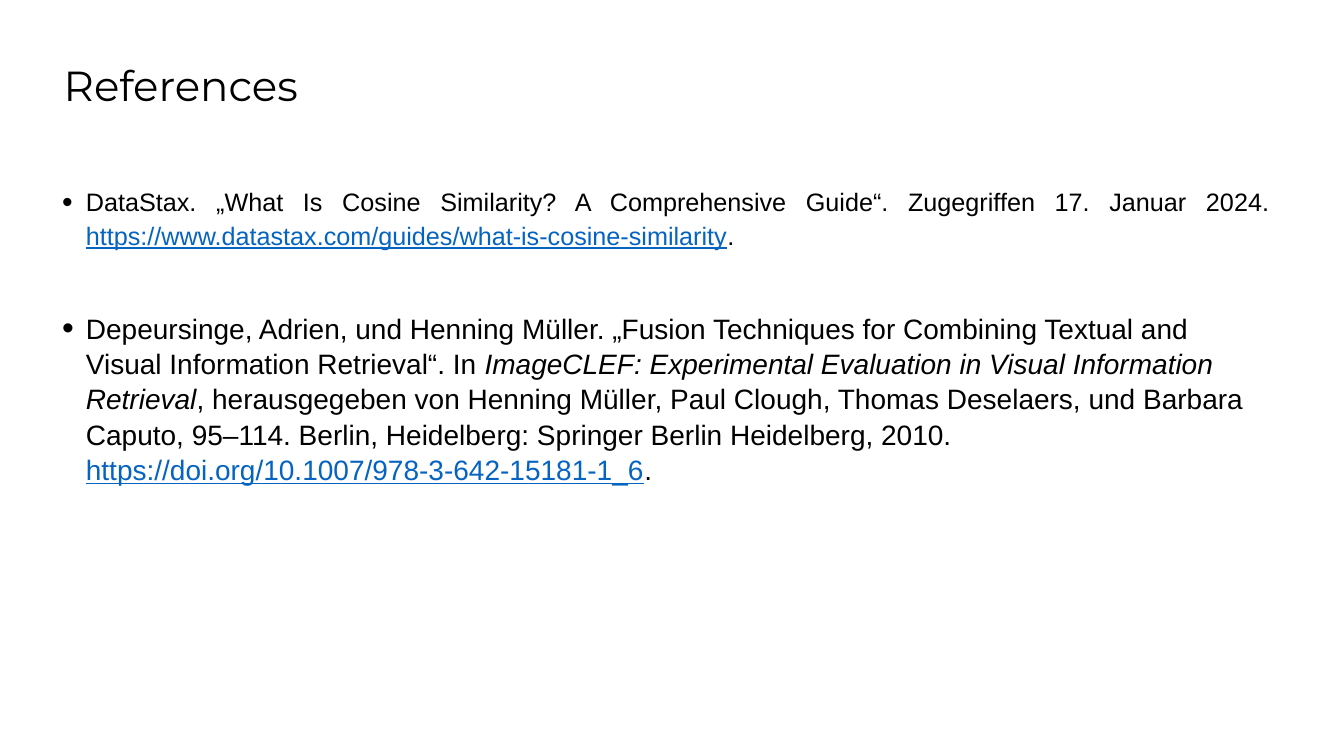
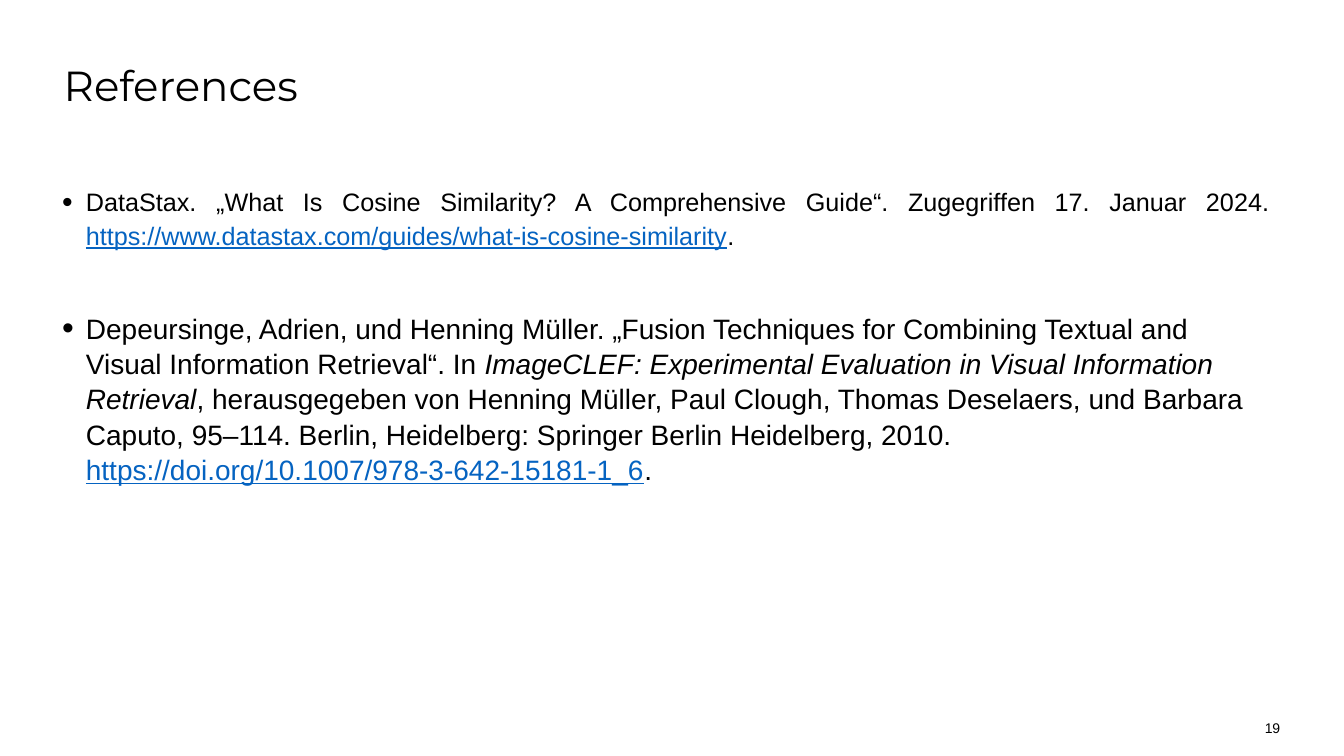
Before and after one commit to SaraCoolman/MMSR, a slide deck: slide 19 of project_3_team_E/Final Presentation.pptx. Drawn at 1344x756 pixels with LibreOffice and Linux fonts; fonts in the diff are those of the drawing; background and template pictures are left out. Boxes give left, top, right and bottom in pixels: in the first picture for what was removed or moved away, otherwise in the second. Text is boxed around its words. In the diff, an @@ line names an element or a change of style, - is before the commit and + after.

```diff
--- a/project_3_team_E/Final Presentation.pptx
+++ b/project_3_team_E/Final Presentation.pptx
@@ page number added at [1265,723,1281,733], 10 pt, text #000000 @@
+19
```
Also in this commit, not shown: 16 other slides changed.
